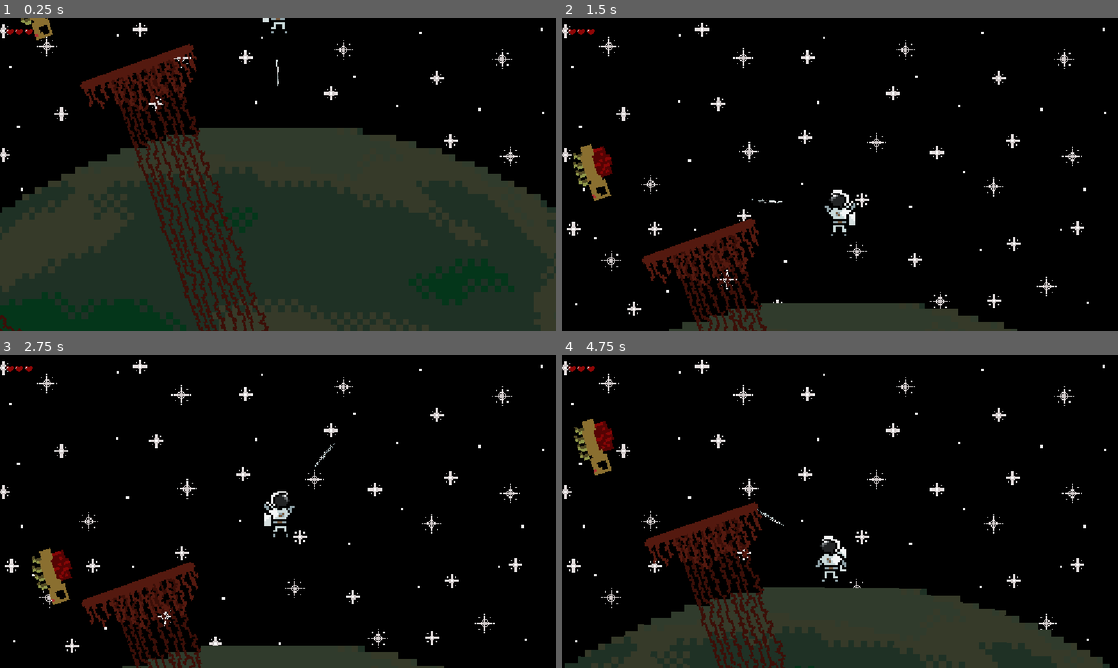
Above: before the commit, frames 1-4 (two rows, left to right).
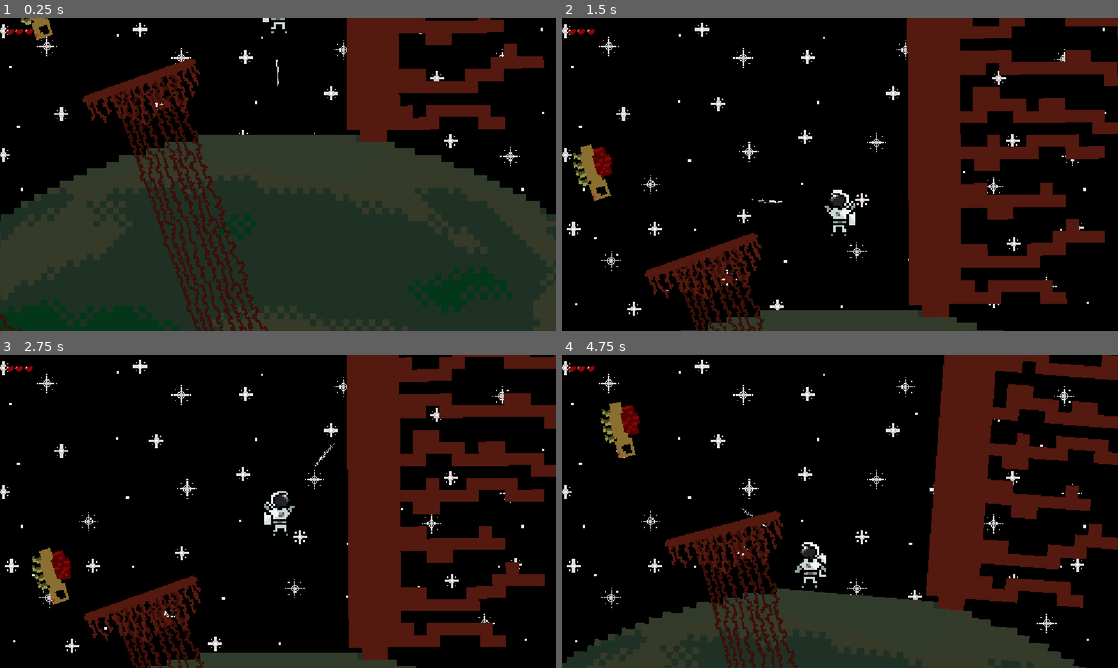
Above: after the commit, the same moments.

Repository: sDANTOSO/whs-overlockers-kiwihacks
Game: Godot game, scene res://Scenes/level1.tscn
Two runs of this game, one before a commit and one after it. Both use one fixed random seed, a clock stepped at 60 frames per second and the inputs below. This scene is started directly instead of the project's main scene. The engine's default icon, where the game draws it, is replaced by a stand-in: a white triangle on a blue panel in a dark square.
Inputs (mouse positions are in pixels of both pictures, inside the frame that each line leads up to):
- Up to frame 1 (0.25 s): no input
- Up to frame 2 (1.5 s): tap Enter (ui_accept) at 0.5 s; move the mouse to (962, 158) at 0.52 s; hold D (right) 0.53-1.28 s; hold C (checkpoint) 0.53-1.28 s; tap W (jump) at 0.77 s; move the mouse to (728, 190) at 1.27 s; hold A (left) from 1.28 s (still down); tap C (checkpoint) at 1.35 s
- Up to frame 3 (2.75 s): tap W (jump) at 1.52 s; move the mouse to (333, 442) at 2.02 s; release A (left) at 2.03 s; hold D (right) from 2.03 s (still down); hold C (checkpoint) from 2.03 s (still down)
- Up to frame 4 (4.75 s): move the mouse to (812, 574) at 2.77 s; release C (checkpoint) at 2.78 s; tap C (checkpoint) at 2.85, 4.35 s; tap W (jump) at 3.02, 3.77, 4.52 s; move the mouse to (1006, 558) at 3.52 s; release D (right) at 3.53 s; hold C (checkpoint) 3.53-4.28 s; hold A (left) from 3.53 s (still down); move the mouse to (673, 464) at 4.27 s

The runs differ from the first frame. In frame 1, 18% of the frame differs, in the area x 0-100%, y 0-100%; in frame 2, 22%; in frame 3, 23%; in frame 4, 24%.

Commit message:
more level 1 changes

Diff:
--- a/fruity-space/Scenes/checkpoint.tscn
+++ b/fruity-space/Scenes/checkpoint.tscn
@@ -1,12 +1,13 @@
 [gd_scene format=3 uid="uid://dlu0f2d5md400"]
 
-[ext_resource type="Texture2D" uid="uid://c7l07ild0e0xj" path="res://Assets/icon.svg" id="1_2cwi7"]
+[ext_resource type="Texture2D" uid="uid://cj7pjbguwjw26" path="res://Assets/large_star.png" id="1_2cwi7"]
 [ext_resource type="Script" uid="uid://ble8lpdf763oy" path="res://Scripts/checkpoint.gd" id="1_lbcco"]
 
 [sub_resource type="RectangleShape2D" id="RectangleShape2D_2cwi7"]
-size = Vector2(128, 128)
+size = Vector2(12.8, 12.8)
 
 [node name="Sprite2D" type="Sprite2D" unique_id=1418146030]
+scale = Vector2(10, 10)
 texture = ExtResource("1_2cwi7")
 
 [node name="Area2D" type="Area2D" parent="." unique_id=1287813010]
--- a/fruity-space/Scenes/level1.tscn
+++ b/fruity-space/Scenes/level1.tscn
@@ -5,11 +5,15 @@
 [ext_resource type="PackedScene" uid="uid://8k1sr0b3kpet" path="res://Scenes/player.tscn" id="4_rqhku"]
 [ext_resource type="Texture2D" uid="uid://bby1rd68m7hfk" path="res://Assets/planet-v1.png" id="5_cpkqv"]
 [ext_resource type="Script" uid="uid://btu1t77ylm0xs" path="res://Scripts/path_follow_2d.gd" id="6_d1mwp"]
+[ext_resource type="Texture2D" uid="uid://ctn6ppinwfx5k" path="res://Assets/platform.png" id="7_2a60c"]
 [ext_resource type="PackedScene" uid="uid://bnf2da3nf22m0" path="res://Scenes/evil_enemy.tscn" id="7_u1b78"]
 [ext_resource type="PackedScene" uid="uid://cu5jlhwqumt27" path="res://Scenes/platform.tscn" id="8_bdr3p"]
 
 [sub_resource type="CircleShape2D" id="CircleShape2D_cq4jf"]
 radius = 1024.0
+
+[sub_resource type="RectangleShape2D" id="RectangleShape2D_cq4jf"]
+size = Vector2(1354.5, 52)
 
 [sub_resource type="Curve2D" id="Curve2D_747j0"]
 _data = {
@@ -23,16 +27,16 @@
 }
 point_count = 2
 
+[sub_resource type="Curve2D" id="Curve2D_cq4jf"]
+_data = {
+"points": PackedVector2Array(0, 0, 0, 0, 130, -1046, 0, 0, 0, 0, 209.21487, -1392)
+}
+point_count = 2
+
 [node name="TestPlanet" type="Node2D" unique_id=1306942870]
 
 [node name="Camera" parent="." unique_id=1252687878 node_paths=PackedStringArray("target") instance=ExtResource("2_jgkgd")]
 target = NodePath("../Player")
-
-[node name="Sprite2D" parent="." unique_id=1418146030 instance=ExtResource("3_bs12r")]
-position = Vector2(700, 900)
-
-[node name="Area2D" parent="Sprite2D" index="0" unique_id=1287813010 node_paths=PackedStringArray("player")]
-player = NodePath("../../Player")
 
 [node name="Player" parent="." unique_id=281807801 node_paths=PackedStringArray("hud", "planet") instance=ExtResource("4_rqhku")]
 position = Vector2(1300, 0)
@@ -52,28 +56,14 @@
 scale = Vector2(13.6, 13.6)
 texture = ExtResource("5_cpkqv")
 
-[node name="Path2D" type="Path2D" parent="." unique_id=141078179]
-curve = SubResource("Curve2D_747j0")
-
-[node name="PathFollow2D" type="PathFollow2D" parent="Path2D" unique_id=1106948108]
-position = Vector2(1358, -530)
-rotation = 2.8294342
-script = ExtResource("6_d1mwp")
-
-[node name="evil_enemy" parent="Path2D/PathFollow2D" unique_id=1207656625 instance=ExtResource("7_u1b78")]
-script = null
-
-[node name="Area2D" parent="Path2D/PathFollow2D/evil_enemy" index="0" unique_id=1102634025 node_paths=PackedStringArray("player")]
-player = NodePath("../../../../Player")
-
 [node name="Platforms" type="Node2D" parent="." unique_id=217250550]
 
 [node name="platform4" parent="Platforms" unique_id=1459076347 instance=ExtResource("8_bdr3p")]
-position = Vector2(422, -1271.9999)
-rotation = 0.6632252
+position = Vector2(346, -959.0001)
+rotation = 0.16580628
 
 [node name="platform" parent="Platforms" unique_id=1194646098 instance=ExtResource("8_bdr3p")]
-position = Vector2(1101, -271.00003)
+position = Vector2(1072, -266.00003)
 rotation = 1.2300916
 
 [node name="platform2" parent="Platforms" unique_id=70939101 instance=ExtResource("8_bdr3p")]
@@ -81,25 +71,94 @@
 rotation = 0.7766715
 
 [node name="platform3" parent="Platforms" unique_id=1972940743 instance=ExtResource("8_bdr3p")]
-position = Vector2(633.00006, -980)
+position = Vector2(590, -941)
 rotation = 0.33161256
 
-[node name="Path2D2" type="Path2D" parent="." unique_id=1325998467]
+[node name="RigidBody2D2" type="RigidBody2D" parent="." unique_id=536974952]
+position = Vector2(1378, 161)
+gravity_scale = 0.0
+
+[node name="CollisionShape2D" type="CollisionShape2D" parent="RigidBody2D2" unique_id=448560970]
+position = Vector2(282.75, 0)
+shape = SubResource("RectangleShape2D_cq4jf")
+
+[node name="Sprite2D" type="Sprite2D" parent="RigidBody2D2" unique_id=1291866195]
+position = Vector2(317.90753, 302)
+scale = Vector2(25.00319, 27.166666)
+texture = ExtResource("7_2a60c")
+
+[node name="Enemies" type="Node2D" parent="." unique_id=1219346617]
+
+[node name="Path2D" type="Path2D" parent="Enemies" unique_id=141078179]
+curve = SubResource("Curve2D_747j0")
+
+[node name="PathFollow2D" type="PathFollow2D" parent="Enemies/Path2D" unique_id=1106948108]
+position = Vector2(1358, -530)
+rotation = 2.8294342
+script = ExtResource("6_d1mwp")
+
+[node name="evil_enemy" parent="Enemies/Path2D/PathFollow2D" unique_id=1207656625 instance=ExtResource("7_u1b78")]
+script = null
+
+[node name="Area2D" parent="Enemies/Path2D/PathFollow2D/evil_enemy" index="0" unique_id=1102634025 node_paths=PackedStringArray("player")]
+player = NodePath("../../../../../Player")
+
+[node name="Path2D2" type="Path2D" parent="Enemies" unique_id=1325998467]
 curve = SubResource("Curve2D_2a60c")
 
-[node name="PathFollow2D" type="PathFollow2D" parent="Path2D2" unique_id=135033041]
+[node name="PathFollow2D" type="PathFollow2D" parent="Enemies/Path2D2" unique_id=135033041]
 position = Vector2(1548, -634)
 rotation = -2.6853998
 script = ExtResource("6_d1mwp")
 
-[node name="evil_enemy" parent="Path2D2/PathFollow2D" unique_id=1696010577 instance=ExtResource("7_u1b78")]
+[node name="evil_enemy" parent="Enemies/Path2D2/PathFollow2D" unique_id=1696010577 instance=ExtResource("7_u1b78")]
 script = null
 
-[node name="Area2D" parent="Path2D2/PathFollow2D/evil_enemy" index="0" unique_id=1102634025 node_paths=PackedStringArray("player")]
-player = NodePath("../../../../Player")
+[node name="Area2D" parent="Enemies/Path2D2/PathFollow2D/evil_enemy" index="0" unique_id=1102634025 node_paths=PackedStringArray("player")]
+player = NodePath("../../../../../Player")
+
+[node name="Path2D3" type="Path2D" parent="Enemies" unique_id=1367709223]
+curve = SubResource("Curve2D_cq4jf")
+
+[node name="PathFollow2D" type="PathFollow2D" parent="Enemies/Path2D3" unique_id=1982209806]
+position = Vector2(130, -1046)
+rotation = -1.3457304
+script = ExtResource("6_d1mwp")
+
+[node name="evil_enemy" parent="Enemies/Path2D3/PathFollow2D" unique_id=1432801373 instance=ExtResource("7_u1b78")]
+script = null
+
+[node name="Area2D" parent="Enemies/Path2D3/PathFollow2D/evil_enemy" index="0" unique_id=1102634025 node_paths=PackedStringArray("player")]
+player = NodePath("../../../../../Player")
+
+[node name="Path2D4" type="Path2D" parent="Enemies" unique_id=697971514]
+position = Vector2(140, -2400)
+rotation = 3.106686
+curve = SubResource("Curve2D_cq4jf")
+
+[node name="PathFollow2D" type="PathFollow2D" parent="Enemies/Path2D4" unique_id=2013941590]
+position = Vector2(130, -1046)
+rotation = -1.3457304
+script = ExtResource("6_d1mwp")
+
+[node name="evil_enemy" parent="Enemies/Path2D4/PathFollow2D" unique_id=411216335 instance=ExtResource("7_u1b78")]
+script = null
+
+[node name="Area2D" parent="Enemies/Path2D4/PathFollow2D/evil_enemy" index="0" unique_id=1102634025 node_paths=PackedStringArray("player")]
+player = NodePath("../../../../../Player")
+
+[node name="Checkpoints" type="Node2D" parent="." unique_id=449942821]
+
+[node name="Sprite2D" parent="Checkpoints" unique_id=1418146030 instance=ExtResource("3_bs12r")]
+position = Vector2(-174, -1107.0001)
+
+[node name="Area2D" parent="Checkpoints/Sprite2D" index="0" unique_id=1287813010 node_paths=PackedStringArray("player")]
+player = NodePath("../../../Player")
 
 [editable path="Camera"]
-[editable path="Sprite2D"]
 [editable path="Player"]
-[editable path="Path2D/PathFollow2D/evil_enemy"]
-[editable path="Path2D2/PathFollow2D/evil_enemy"]
+[editable path="Enemies/Path2D/PathFollow2D/evil_enemy"]
+[editable path="Enemies/Path2D2/PathFollow2D/evil_enemy"]
+[editable path="Enemies/Path2D3/PathFollow2D/evil_enemy"]
+[editable path="Enemies/Path2D4/PathFollow2D/evil_enemy"]
+[editable path="Checkpoints/Sprite2D"]
--- /dev/null
+++ b/fruity-space/Scenes/rocket.tscn
@@ -0,0 +1,29 @@
+[gd_scene format=3 uid="uid://c50dplk5sdrci"]
+
+[ext_resource type="Texture2D" uid="uid://dstif3lfqsrpv" path="res://Assets/rocket.png" id="1_kvp10"]
+[ext_resource type="Texture2D" uid="uid://7jbok2ruh1ij" path="res://Assets/rocket_person.png" id="2_hthiq"]
+
+[sub_resource type="SpriteFrames" id="SpriteFrames_3w1rt"]
+animations = [{
+"frames": [{
+"duration": 1.0,
+"texture": ExtResource("1_kvp10")
+}],
+"loop": 1,
+"name": &"manless",
+"speed": 5.0
+}, {
+"frames": [{
+"duration": 1.0,
+"texture": ExtResource("2_hthiq")
+}],
+"loop": 1,
+"name": &"manned",
+"speed": 5.0
+}]
+
+[node name="Rocket" type="Node2D" unique_id=1936699757]
+
+[node name="AnimatedSprite2D" type="AnimatedSprite2D" parent="." unique_id=732519113]
+sprite_frames = SubResource("SpriteFrames_3w1rt")
+animation = &"manned"
--- a/fruity-space/Scripts/player.gd
+++ b/fruity-space/Scripts/player.gd
@@ -29,11 +29,11 @@
 
 func _ready() -> void:
 	lastCheckpoint = position;
+	hud.display_health(health)
 	goto_checkpoint()
 
 func goto_checkpoint():
 	global_position = lastCheckpoint;
-	hud.display_health(health)
 
 func _physics_process(delta: float) -> void:
 	look_at(planet.position)
@@ -82,10 +82,13 @@
 	if frames_since_last_damaged >= damage_cooldown:
 		health -= 1
 		frames_since_last_damaged = 0
+		#print(health)
 		hud.display_health(health)
 	if health <= 0:
 		goto_checkpoint()
 		health = max_health
+		hud.display_health(health)
+
 
 func set_checkpoint(pos: Vector2):
 	lastCheckpoint = pos;
Not shown, changed: fruity-space/Scripts/player.gd.uid
